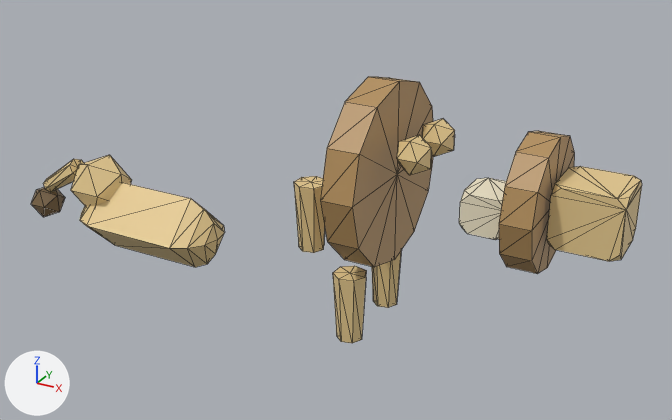
Before and after pictures for a commit that changed the glTF model public/studio/v2.15.0/d_lion/model.glb.
Both versions are drawn from a 50 mm lens placed at (4.48, -7.94, 4.78), pointed at (0.0, 0.21, 0.71). The axes (+X, +Y, +Z) are drawn at lower left. The lights are the same throughout. The older version comes first. Mesh edges are drawn as thin lines. Where no turn or scale is listed for an object, it has been applied to the vertices.

Names of what the first picture shows: 'part0', 'part1', 'part10', 'part11', 'part13', 'part2', 'part3', 'part4', 'part5', 'part6', 'part7', 'part8', 'part9'.
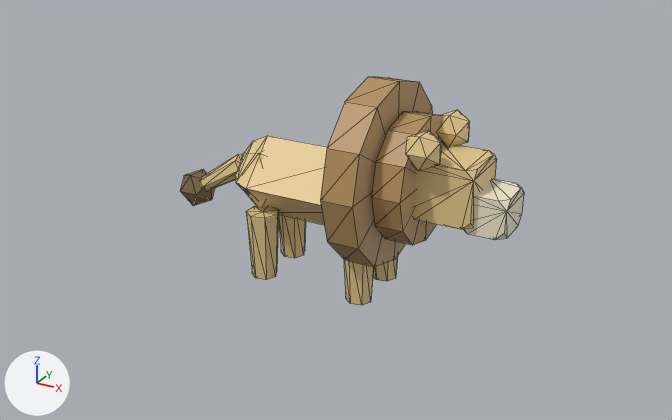
Boxes (x1, y1, x2, y2) around the edits, measured in the pictures (672 x 420 px):
'part0', moved: before (80, 183, 225, 267); after (235, 136, 327, 225)
'part3', moved: before (499, 131, 575, 274); after (371, 111, 443, 245)
'part4', moved: before (547, 166, 642, 261); after (414, 142, 497, 229)
'part13', moved: before (294, 176, 325, 253); after (246, 206, 279, 280)
'part11', moved: before (333, 266, 366, 343); after (344, 260, 373, 305)
'part1', moved: before (71, 155, 132, 207); after (241, 152, 270, 208)
'part6', moved: before (422, 119, 455, 157); after (438, 110, 470, 146)
'part7', moved: before (397, 135, 432, 175); after (406, 130, 441, 171)
'part9', moved: before (31, 187, 65, 217); after (180, 169, 215, 206)
'part8', moved: before (43, 159, 84, 192); after (201, 154, 242, 191)
'part10', moved: before (372, 251, 401, 308); after (373, 256, 398, 281)
'part12', moved (not visible before): after (278, 215, 306, 258)

The change, as a list of edits to the scene's bpy script:
```text
Change me_geometry_0:
    remove me_geometry_0.from_pydata(...)  # 26 vertices, 48 faces; spans x -3.43..-1.46, y -0.45..0.45, z -0.35..0.55
    add me_geometry_0.from_pydata(...)  # 26 vertices, 48 faces; spans x -1.09..0.88, y -0.45..0.45, z 0.6..1.5
    me_geometry_0 part 1: the whole mesh is moved by (2.35, 0.0, 0.95)
Change me_geometry_1:
    remove me_geometry_1.from_pydata(...)  # 12 vertices, 20 faces; spans x -3.524..-2.843, y -0.315..0.315, z 0.119..0.782
    add me_geometry_1.from_pydata(...)  # 12 vertices, 20 faces; spans x -1.06..-0.38, y -0.315..0.315, z 0.698..1.362
    me_geometry_1 part 2: the whole mesh is moved by (2.464, 0.0, 0.58)
Change me_geometry_3:
    remove me_geometry_3.from_pydata(...)  # 26 vertices, 48 faces; spans x 2.116..2.416, y -0.66..0.66, z 0.69..2.01
    add me_geometry_3.from_pydata(...)  # 26 vertices, 48 faces; spans x 0.85..1.15, y -0.66..0.66, z 0.69..2.01
    me_geometry_3 part 3: the whole mesh is moved by (-1.266, 0.0, 0.0)
Change me_geometry_4:
    remove me_geometry_4.from_pydata(...)  # 24 vertices, 44 faces; spans x 2.462..3.122, y -0.31..0.31, z 1.05..1.65
    add me_geometry_4.from_pydata(...)  # 24 vertices, 44 faces; spans x 1.07..1.73, y -0.31..0.31, z 1.05..1.65
    me_geometry_4 part 4: the whole mesh is moved by (-1.392, 0.0, 0.0)
Change me_geometry_6:
    remove me_geometry_6.from_pydata(...)  # 12 vertices, 20 faces; spans x 0.947..1.288, y 0.116..0.457, z 1.53..1.87
    add me_geometry_6.from_pydata(...)  # 12 vertices, 20 faces; spans x 1.07..1.41, y 0.19..0.53, z 1.62..1.96
    me_geometry_6 part 5: the whole mesh is moved by (0.122, 0.073, 0.09)
Change me_geometry_7:
    remove me_geometry_7.from_pydata(...)  # 12 vertices, 20 faces; spans x 0.947..1.288, y -0.457..-0.116, z 1.53..1.87
    add me_geometry_7.from_pydata(...)  # 12 vertices, 20 faces; spans x 1.07..1.41, y -0.53..-0.19, z 1.62..1.96
    me_geometry_7 part 6: the whole mesh is moved by (0.122, -0.073, 0.09)
Change me_geometry_8:
    remove me_geometry_8.from_pydata(...)  # 16 vertices, 28 faces; spans x -4.128..-3.469, y -0.127..0.127, z 0.198..0.717
    add me_geometry_8.from_pydata(...)  # 16 vertices, 28 faces; spans x -1.647..-0.988, y -0.127..0.127, z 0.701..1.221
    me_geometry_8 part 7: the whole mesh is moved by (2.481, 0.0, 0.503)
Change me_geometry_9:
    remove me_geometry_9.from_pydata(...)  # 12 vertices, 20 faces; spans x -4.328..-3.954, y -0.187..0.187, z -0.145..0.229
    add me_geometry_9.from_pydata(...)  # 12 vertices, 20 faces; spans x -1.887..-1.513, y -0.187..0.187, z 0.523..0.897
    me_geometry_9 part 8: the whole mesh is moved by (2.441, 0.0, 0.668)
Change me_geometry_10:
    remove me_geometry_10.from_pydata(...)  # 16 vertices, 28 faces; spans x 0.35..0.692, y 0.251..0.602, z -0.4..0.35
    add me_geometry_10.from_pydata(...)  # 16 vertices, 28 faces; spans x 0.388..0.73, y 0.125..0.475, z 0.0..0.75
    me_geometry_10 part 9: the whole mesh is moved by (0.038, -0.127, 0.4)
Change me_geometry_11:
    remove me_geometry_11.from_pydata(...)  # 16 vertices, 28 faces; spans x 0.35..0.692, y -0.602..-0.251, z -0.4..0.35
    add me_geometry_11.from_pydata(...)  # 16 vertices, 28 faces; spans x 0.388..0.73, y -0.475..-0.125, z 0.0..0.75
    me_geometry_11 part 10: the whole mesh is moved by (0.038, 0.127, 0.4)
Change me_geometry_12:
    remove me_geometry_12.from_pydata(...)  # 16 vertices, 28 faces; spans x 0.046..0.388, y -0.073..0.278, z 0.622..1.372
    add me_geometry_12.from_pydata(...)  # 16 vertices, 28 faces; spans x -0.782..-0.44, y 0.125..0.475, z 0.0..0.75
    me_geometry_12 part 11: the whole mesh is moved by (-0.828, 0.197, -0.622)
Change me_geometry_13:
    remove me_geometry_13.from_pydata(...)  # 16 vertices, 28 faces; spans x -0.252..0.09, y -0.349..0.002, z 0.398..1.148
    add me_geometry_13.from_pydata(...)  # 16 vertices, 28 faces; spans x -0.782..-0.44, y -0.475..-0.125, z 0.0..0.75
    me_geometry_13 part 12: the whole mesh is moved by (-0.53, -0.126, -0.398)
```
